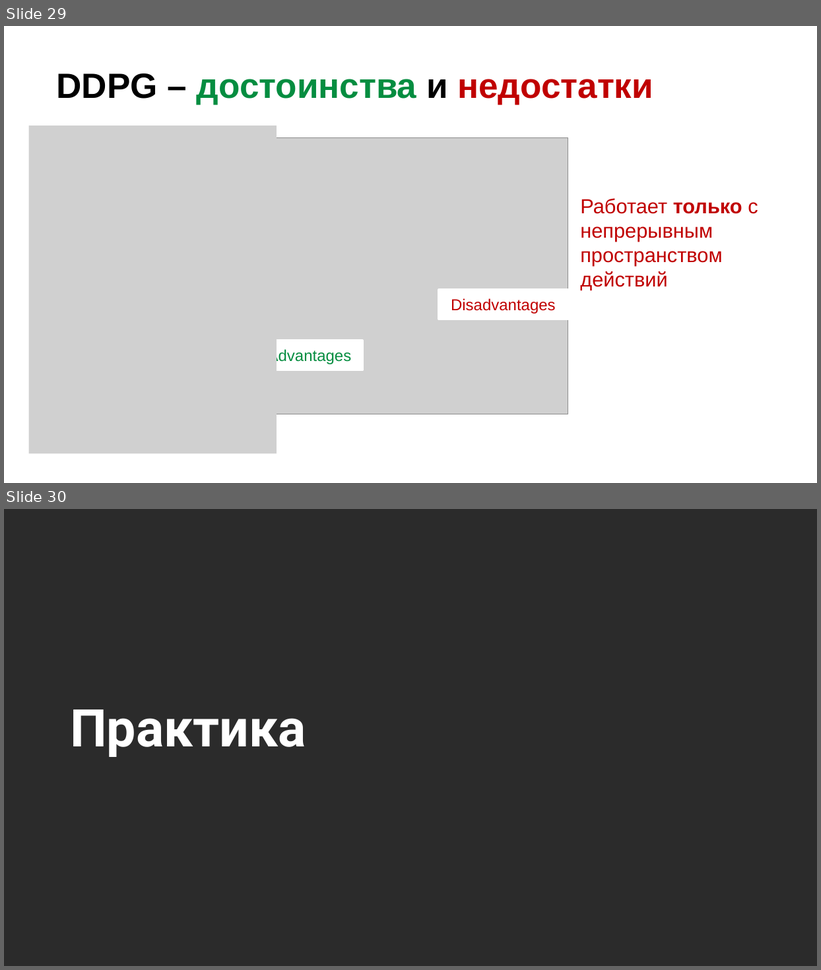
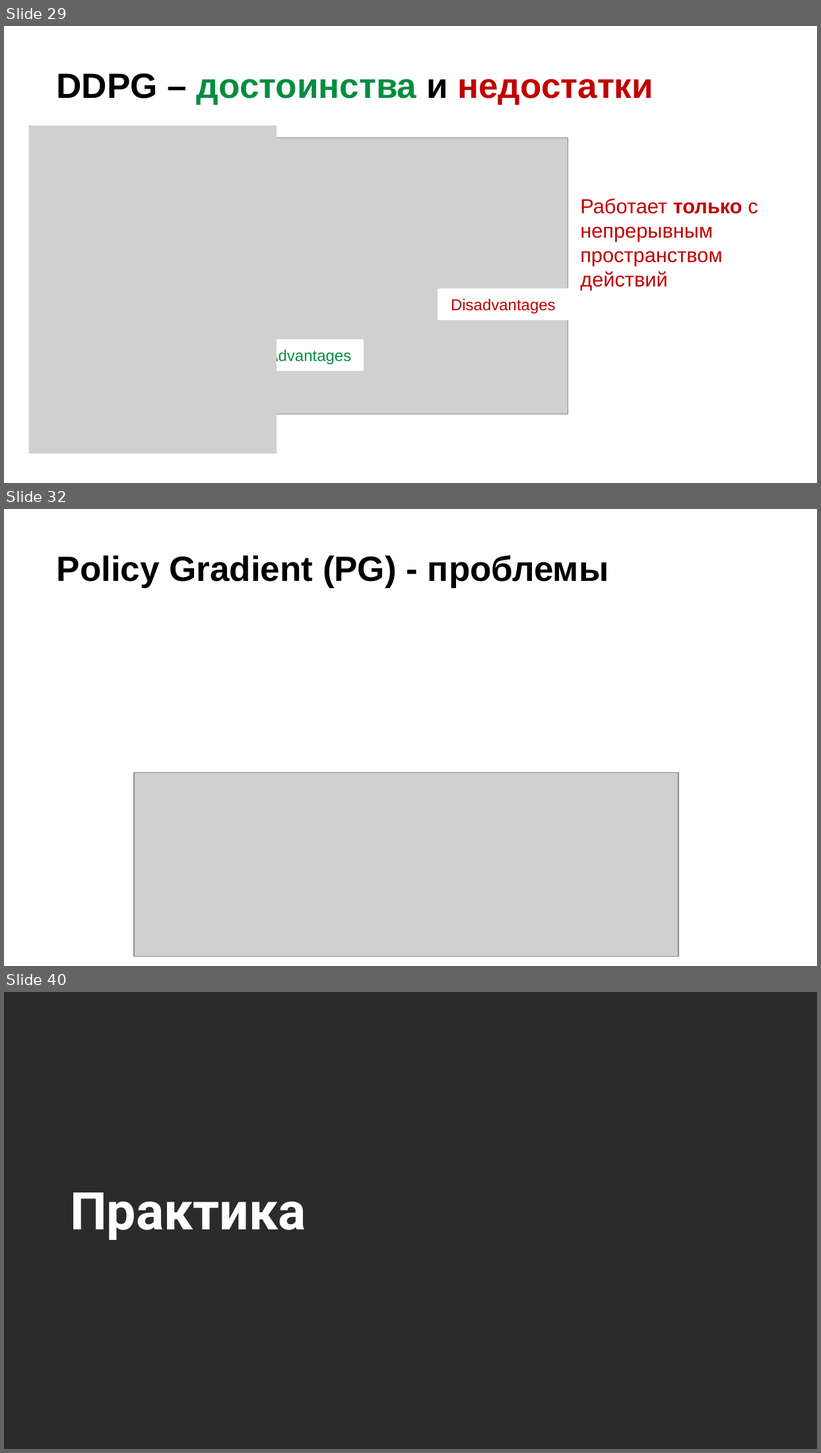
Before and after one commit to stureiko/Otus_lectures, a slide deck: ML Adv/28 - Actor-Critic/Presentation/Actor-Critic.pptx. Shown one above the other, each under a label of ours: slides 29 and 30 before the commit, slides 29, 32 and 40 after it; the slides between them are not shown. The pictures are 821x970 and 821x1453 pixels, drawn with LibreOffice and Linux fonts; fonts in the diff are those of the drawing; grey boxes stand for pictures; background and template pictures are left out; a plain dark background stands for a picture behind light text. Boxes give left, top, right and bottom in pixels: in the first picture for what was removed or moved away, otherwise in the second. Text is boxed around its words. In the diff, an @@ line names an element or a change of style, - is before the commit and + after.

```diff
--- a/ML Adv/28 - Actor-Critic/Presentation/Actor-Critic.pptx
+++ b/ML Adv/28 - Actor-Critic/Presentation/Actor-Critic.pptx
@@ slide 32 added at [4, 509, 817, 966], background picture (left out) @@
@@ title added at [57, 555, 609, 588], 31 pt, text #000000, bold @@
+Policy Gradient (PG) - проблемы
@@ picture added at [134, 772, 679, 957] @@
@@ what was slide 30 is now slide 40 @@
```
Also in this commit, not shown: 6 slides changed, 9 other slides added, 4 slides removed, 4 other files.
